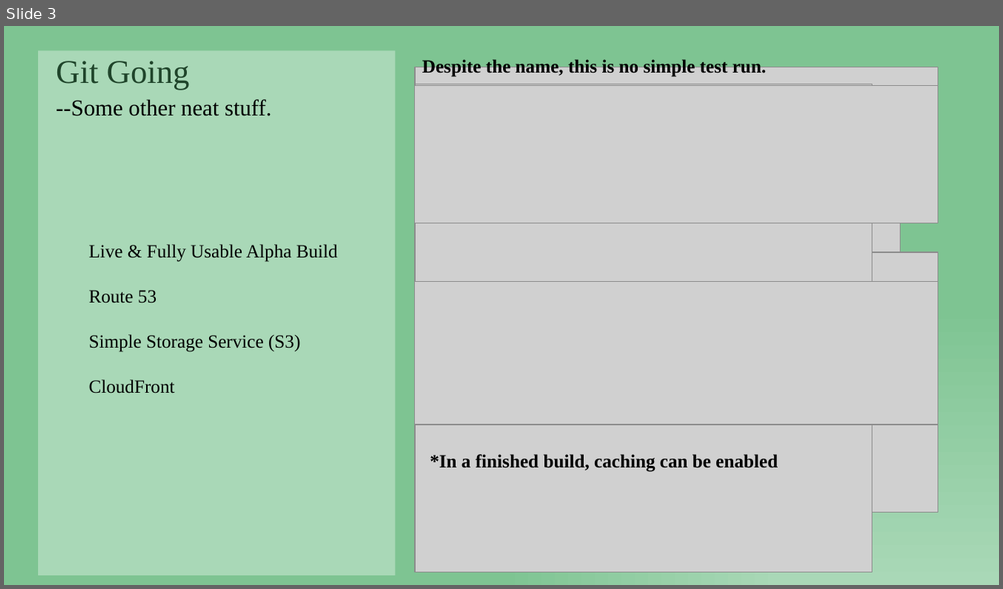
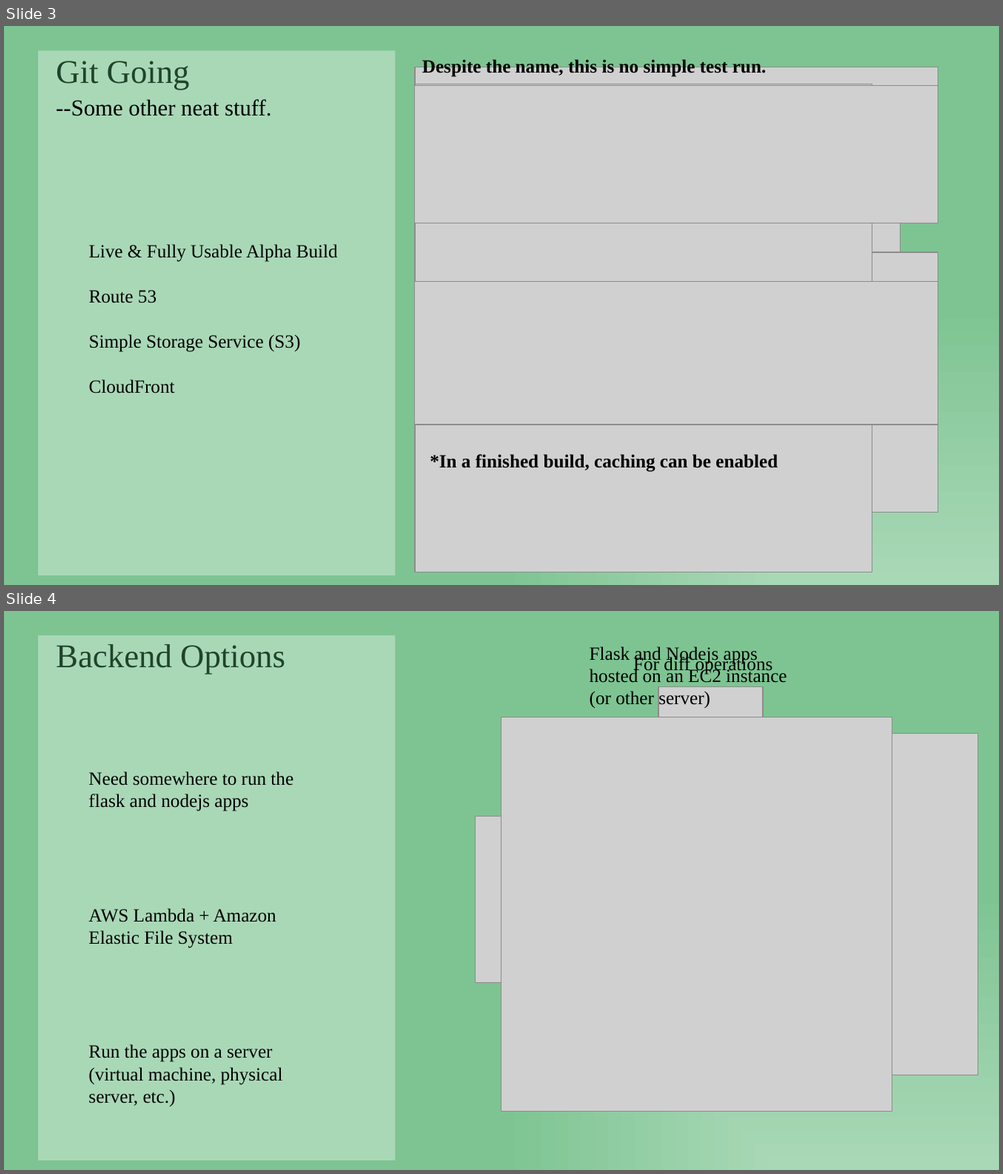
Before and after one commit to Yackul/work, a slide deck: docs/Winter/FINALDEMOPRES.pptx. Shown one above the other, each under a label of ours: slide 3 before the commit, slides 3 and 4 after it. The pictures are 1003x589 and 1003x1174 pixels, drawn with LibreOffice and Linux fonts; fonts in the diff are those of the drawing; grey boxes stand for pictures. Boxes give left, top, right and bottom in pixels: in the first picture for what was removed or moved away, otherwise in the second. Text is boxed around its words. In the diff, an @@ line names an element or a change of style, - is before the commit and + after.

Commit message:
slide update

```diff
--- a/docs/Winter/FINALDEMOPRES.pptx
+++ b/docs/Winter/FINALDEMOPRES.pptx
@@ slide 4 added at (4, 611, 999, 1170), background gradient #A9D8B7 to #7EC492 @@
@@ rectangle added at (38, 635, 395, 1161), fill #A9D8B7, 32 pt, text #1F442A @@
+  Backend Options
@@ text added at (589, 647, 786, 709), 18 pt, text #000000 @@
+Flask and Nodejs apps hosted on an EC2 instance (or other server)
@@ text added at (633, 655, 773, 675), 18 pt, text #000000 @@
+For diff operations
@@ picture added at (658, 686, 762, 820) @@
@@ picture added at (502, 717, 893, 1112) @@
@@ picture added at (686, 733, 978, 1075) @@
@@ text added at (88, 772, 293, 812), 18 pt, text #000000 @@
+Need somewhere to run the flask and nodejs apps
@@ picture added at (475, 816, 638, 983) @@
@@ text added at (88, 908, 276, 948), 18 pt, text #000000 @@
+AWS Lambda + Amazon Elastic File System
@@ text added at (88, 1045, 283, 1107), 18 pt, text #000000 @@
+Run the apps on a server (virtual machine, physical server, etc.)
```
Also in this commit, not shown: 1 other slide added, 1 other file.
